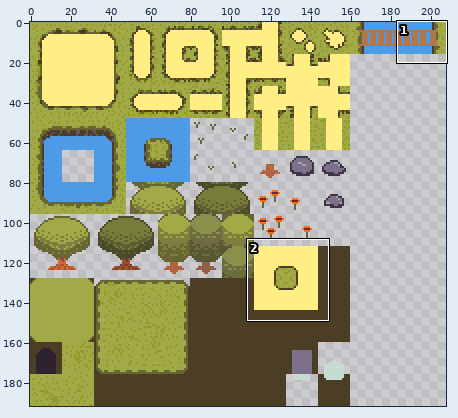
Sprite sheet: Assets/Act1/TileMaps/ForestTileSetAct1.png. Above: a wide view before the commit, with the close-up outlined.
Close-up. Before:
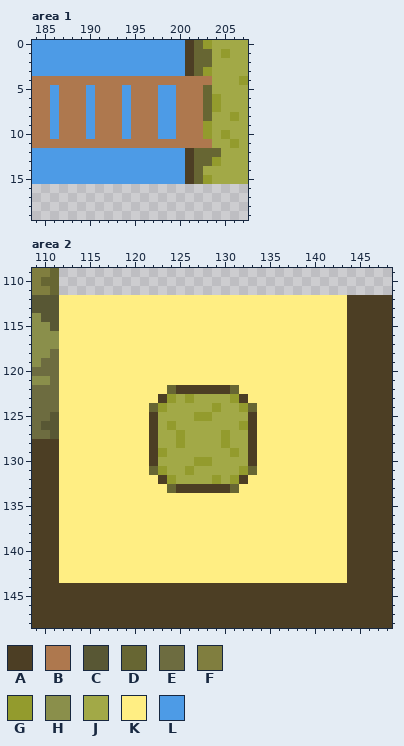
The file is 208x192 pixels. Colours within 5 levels of each other are drawn and written as one. Shown: area 1: x 184..207, y 0..19; area 2: x 109..148, y 109..148. The commit also changed other parts of the picture, which this record leaves out.
Palette (. is transparent): A #4c3e24  B #ae784e  C #585734  D #676633  E #6d6c40  F #807e3f  G #939b2d  H #8a8f4b  J #a2a947  K #ffee83  L #4d9be6
The result:
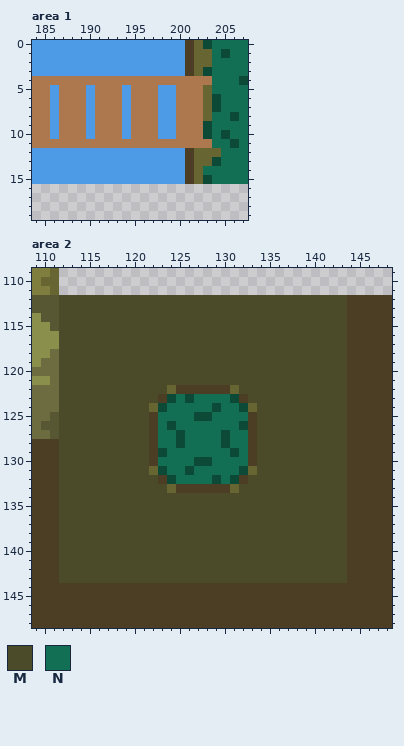
Colours new in this view: M #4c4b29  N #126f53
Difference:
@@ palette @@
-G #939b2d
+G #0c4937
--- area 1
@@ x 201..207 @@
- 0 ADGJJJJ
- 1 ADDJGJJ
- 2 ADDJJJJ
- 3 ADGJJJJ
- 4 BBBJJJG
- 5 BBDJJJJ
- 6 BBDGJJJ
- 7 BBDGJJJ
- 8 BBDJJGJ
- 9 BBGJJJJ
-10 BBGJGJJ
-11 BBBJJGJ
-12 ADDDJJJ
-13 ADDGJJJ
-14 ADJJJJJ
-15 ADGJJJJ
+ 0 ADGNNNN
+ 1 ADDNGNN
+ 2 ADDNNNN
+ 3 ADGNNNN
+ 4 BBBNNNG
+ 5 BBDNNNN
+ 6 BBDGNNN
+ 7 BBDGNNN
+ 8 BBDNNGN
+ 9 BBGNNNN
+10 BBGNGNN
+11 BBBNNGN
+12 ADDDNNN
+13 ADDGNNN
+14 ADNNNNN
+15 ADGNNNN
 16 .......
--- area 2
@@ x 109..148 @@
 111 FFD.....................................
-112 CCCKKKKKKKKKKKKKKKKKKKKKKKKKKKKKKKKAAAAA
-113 CCCKKKKKKKKKKKKKKKKKKKKKKKKKKKKKKKKAAAAA
-114 HCCKKKKKKKKKKKKKKKKKKKKKKKKKKKKKKKKAAAAA
-115 HHCKKKKKKKKKKKKKKKKKKKKKKKKKKKKKKKKAAAAA
-116 HHHKKKKKKKKKKKKKKKKKKKKKKKKKKKKKKKKAAAAA
-117 HHHKKKKKKKKKKKKKKKKKKKKKKKKKKKKKKKKAAAAA
-118 HHEKKKKKKKKKKKKKKKKKKKKKKKKKKKKKKKKAAAAA
-119 HEEKKKKKKKKKKKKKKKKKKKKKKKKKKKKKKKKAAAAA
-120 EEEKKKKKKKKKKKKKKKKKKKKKKKKKKKKKKKKAAAAA
-121 HHEKKKKKKKKKKKKKKKKKKKKKKKKKKKKKKKKAAAAA
-122 EEEKKKKKKKKKKKKDAAAAAADKKKKKKKKKKKKAAAAA
-123 EEEKKKKKKKKKKKAGJGJJJJGAKKKKKKKKKKKAAAAA
-124 EEEKKKKKKKKKKDGJJJJJGJJGDKKKKKKKKKKAAAAA
-125 EECKKKKKKKKKKAJJJJGGJJJJAKKKKKKKKKKAAAAA
-126 ECCKKKKKKKKKKAJGJJJJJJJGAKKKKKKKKKKAAAAA
-127 EECKKKKKKKKKKAJJGJJJJGJJAKKKKKKKKKKAAAAA
-128 AAAKKKKKKKKKKAJJGJJJJGJJAKKKKKKKKKKAAAAA
-129 AAAKKKKKKKKKKAGJJJJJJJGJAKKKKKKKKKKAAAAA
-130 AAAKKKKKKKKKKAJJJJGGJJJJAKKKKKKKKKKAAAAA
-131 AAAKKKKKKKKKKDGJJGJJJJJGDKKKKKKKKKKAAAAA
-132 AAAKKKKKKKKKKKAGJJJJGJGAKKKKKKKKKKKAAAAA
-133 AAAKKKKKKKKKKKKDAAAAAADKKKKKKKKKKKKAAAAA
-134 AAAKKKKKKKKKKKKKKKKKKKKKKKKKKKKKKKKAAAAA
-135 AAAKKKKKKKKKKKKKKKKKKKKKKKKKKKKKKKKAAAAA
-136 AAAKKKKKKKKKKKKKKKKKKKKKKKKKKKKKKKKAAAAA
-137 AAAKKKKKKKKKKKKKKKKKKKKKKKKKKKKKKKKAAAAA
-138 AAAKKKKKKKKKKKKKKKKKKKKKKKKKKKKKKKKAAAAA
-139 AAAKKKKKKKKKKKKKKKKKKKKKKKKKKKKKKKKAAAAA
-140 AAAKKKKKKKKKKKKKKKKKKKKKKKKKKKKKKKKAAAAA
-141 AAAKKKKKKKKKKKKKKKKKKKKKKKKKKKKKKKKAAAAA
-142 AAAKKKKKKKKKKKKKKKKKKKKKKKKKKKKKKKKAAAAA
-143 AAAKKKKKKKKKKKKKKKKKKKKKKKKKKKKKKKKAAAAA
+112 CCCMMMMMMMMMMMMMMMMMMMMMMMMMMMMMMMMAAAAA
+113 CCCMMMMMMMMMMMMMMMMMMMMMMMMMMMMMMMMAAAAA
+114 HCCMMMMMMMMMMMMMMMMMMMMMMMMMMMMMMMMAAAAA
+115 HHCMMMMMMMMMMMMMMMMMMMMMMMMMMMMMMMMAAAAA
+116 HHHMMMMMMMMMMMMMMMMMMMMMMMMMMMMMMMMAAAAA
+117 HHHMMMMMMMMMMMMMMMMMMMMMMMMMMMMMMMMAAAAA
+118 HHEMMMMMMMMMMMMMMMMMMMMMMMMMMMMMMMMAAAAA
+119 HEEMMMMMMMMMMMMMMMMMMMMMMMMMMMMMMMMAAAAA
+120 EEEMMMMMMMMMMMMMMMMMMMMMMMMMMMMMMMMAAAAA
+121 HHEMMMMMMMMMMMMMMMMMMMMMMMMMMMMMMMMAAAAA
+122 EEEMMMMMMMMMMMMDAAAAAADMMMMMMMMMMMMAAAAA
+123 EEEMMMMMMMMMMMAGNGNNNNGAMMMMMMMMMMMAAAAA
+124 EEEMMMMMMMMMMDGNNNNNGNNGDMMMMMMMMMMAAAAA
+125 EECMMMMMMMMMMANNNNGGNNNNAMMMMMMMMMMAAAAA
+126 ECCMMMMMMMMMMANGNNNNNNNGAMMMMMMMMMMAAAAA
+127 EECMMMMMMMMMMANNGNNNNGNNAMMMMMMMMMMAAAAA
+128 AAAMMMMMMMMMMANNGNNNNGNNAMMMMMMMMMMAAAAA
+129 AAAMMMMMMMMMMAGNNNNNNNGNAMMMMMMMMMMAAAAA
+130 AAAMMMMMMMMMMANNNNGGNNNNAMMMMMMMMMMAAAAA
+131 AAAMMMMMMMMMMDGNNGNNNNNGDMMMMMMMMMMAAAAA
+132 AAAMMMMMMMMMMMAGNNNNGNGAMMMMMMMMMMMAAAAA
+133 AAAMMMMMMMMMMMMDAAAAAADMMMMMMMMMMMMAAAAA
+134 AAAMMMMMMMMMMMMMMMMMMMMMMMMMMMMMMMMAAAAA
+135 AAAMMMMMMMMMMMMMMMMMMMMMMMMMMMMMMMMAAAAA
+136 AAAMMMMMMMMMMMMMMMMMMMMMMMMMMMMMMMMAAAAA
+137 AAAMMMMMMMMMMMMMMMMMMMMMMMMMMMMMMMMAAAAA
+138 AAAMMMMMMMMMMMMMMMMMMMMMMMMMMMMMMMMAAAAA
+139 AAAMMMMMMMMMMMMMMMMMMMMMMMMMMMMMMMMAAAAA
+140 AAAMMMMMMMMMMMMMMMMMMMMMMMMMMMMMMMMAAAAA
+141 AAAMMMMMMMMMMMMMMMMMMMMMMMMMMMMMMMMAAAAA
+142 AAAMMMMMMMMMMMMMMMMMMMMMMMMMMMMMMMMAAAAA
+143 AAAMMMMMMMMMMMMMMMMMMMMMMMMMMMMMMMMAAAAA
 144 AAAAAAAAAAAAAAAAAAAAAAAAAAAAAAAAAAAAAAAA
